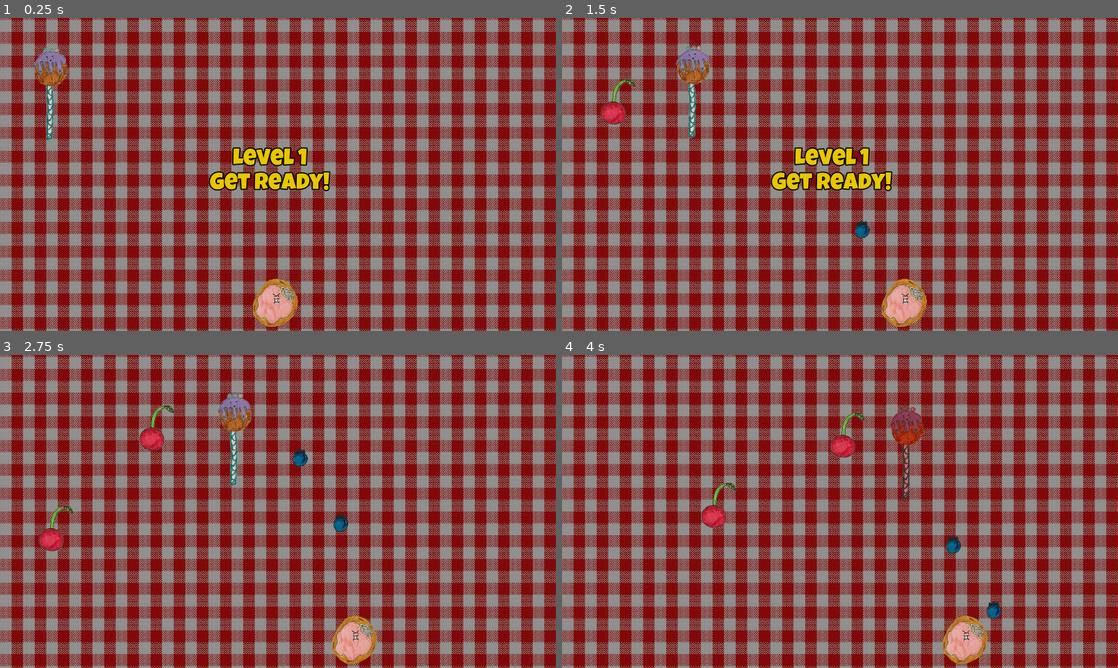
Above: before the commit, frames 1-4 (two rows, left to right).
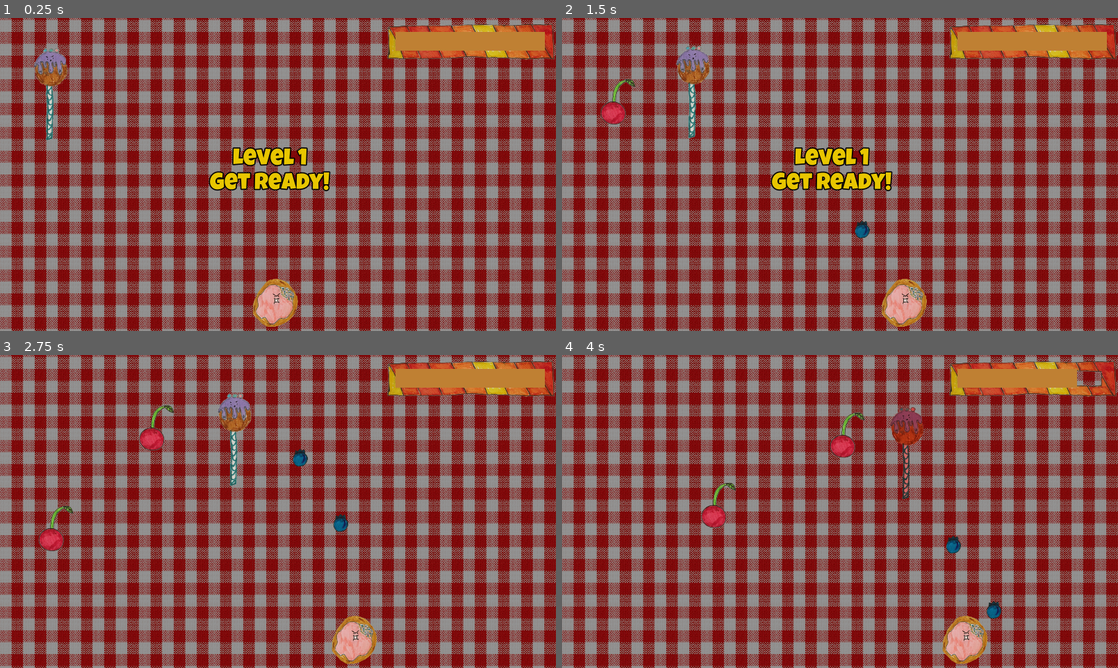
Above: after the commit, the same moments.

Repository: sdt/cake-invaders
Game: Godot game, scene res://Game.tscn
Two runs of this game, one before a commit and one after it. Both use one fixed random seed, a clock stepped at 60 frames per second and the inputs below.
Inputs:
- Up to frame 1 (0.25 s): no input
- Up to frame 2 (1.5 s): hold Right 0.53-1.28 s; tap Space at 0.77 s; hold Left from 1.28 s (still down)
- Up to frame 3 (2.75 s): tap Space at 1.52 s; release Left at 2.03 s; hold Right from 2.03 s (still down)
- Up to frame 4 (4 s): tap Space at 3.02, 3.77 s; release Right at 3.53 s; hold Left from 3.53 s (still down)

The runs differ from the first frame. In frame 1, 3.2% of the frame differs, in the area x 69-100%, y 1-14%; in frame 2, 3.2%; in frame 3, 3.2%; in frame 4, 3.0%.

Commit message:
Add partly-working healthbar

Diff:
--- a/Enemy.gd
+++ b/Enemy.gd
@@ -13,9 +13,11 @@
 export(float) var missileTime = 2
 export(Vector2) var missileOffset = Vector2(0, 40)
 export(String, "HomingMissile", "Bomb") var missileType = "HomingMissile"
-var timeUntilMissile = rand_range(0, missileTime)
+var timeUntilMissile = rand_range(missileTime/4, missileTime)
 var player
 var damageTime = 0
+var healthBar
+var currentHealth
 
 func _enter_tree():
 	var behaviour = find_node("EnemyBehaviour*", true, false)
@@ -25,6 +27,8 @@
 func _ready():
 	player = get_node("/root/Game/Player")
 	$Area2D.connect("area_entered", self, "hit")
+	printt("ENEMY HEALTHBAR=", $HealthBar)
+	currentHealth = health
 
 # Called every frame. 'delta' is the elapsed time since the previous frame.
 func _process(delta):
@@ -43,8 +47,11 @@
 func hit(object):
 	var thing = object.get_parent()
 	if thing is Bullet:
-		health = health - thing.damage
-		printt("Health = ", health)
+		currentHealth = currentHealth - thing.damage
+		if currentHealth < 0:
+			currentHealth = 0
+		healthBar.setValue(currentHealth, health)
+		printt("Health = ", currentHealth)
 	printt(object)
 	damageTime = 0.33
 	modulate.g = 0.5
--- a/Game.tscn
+++ b/Game.tscn
@@ -39,8 +39,7 @@
 size_flags_horizontal = 3
 custom_fonts/font = ExtResource( 5 )
 custom_colors/font_color = Color( 0.909804, 0.776471, 0, 1 )
-text = "Hello, world!
-New Line"
+text = "CAKE INVADERS"
 align = 1
 valign = 1
 autowrap = true
--- a/GameLevel.gd
+++ b/GameLevel.gd
@@ -13,4 +13,4 @@
 			enemy = child
 
 func isFinished():
-	return enemy.health <= 0
+	return enemy.currentHealth <= 0
--- a/HealthBar.gd
+++ b/HealthBar.gd
@@ -1,4 +1,22 @@
 class_name HealthBar
 extends Sprite
 
-export(Sprite) var target
+export(Vector2) var bar
+
+var value = 1.0
+var barOffset = bar / 2
+
+func _ready():
+	barOffset = -bar / 2
+	show_behind_parent = true
+
+func setValue(currentHealth, maxHealth):
+	value = currentHealth * 1.0 / maxHealth
+	update()
+
+func _draw():
+	var foo = Vector2(bar.x * value, bar.y)
+	var z = z_index
+	z_index = z_index + 1
+	draw_rect(Rect2(barOffset, foo), Color(0.75, 0.5, 0.2), true)
+	z_index = z
--- a/Level.gd
+++ b/Level.gd
@@ -8,7 +8,13 @@
 
 # Called when the node enters the scene tree for the first time.
 func _ready():
-	pass
+	var hb = $HealthBar
+	print_tree_pretty()
+	printt("HealthBar=", hb)
+	for child in get_children():
+		if child is Enemy:
+			child.healthBar = hb
+			break
 
 # Called every frame. 'delta' is the elapsed time since the previous frame.
 func _process(delta):
--- a/Level1.tscn
+++ b/Level1.tscn
@@ -1,8 +1,10 @@
-[gd_scene load_steps=4 format=2]
+[gd_scene load_steps=6 format=2]
 
 [ext_resource path="res://GameLevel.gd" type="Script" id=1]
 [ext_resource path="res://CakePop.tscn" type="PackedScene" id=2]
 [ext_resource path="res://EnemyBehaviousSinus.gd" type="Script" id=3]
+[ext_resource path="res://HealthBar.tscn" type="PackedScene" id=4]
+[ext_resource path="res://HealthBarEnemy.png" type="Texture" id=5]
 
 [node name="Level1" type="Node2D"]
 script = ExtResource( 1 )
@@ -18,3 +20,8 @@
 
 [node name="EnemyBehaviourSinus" type="Node2D" parent="CakePop"]
 script = ExtResource( 3 )
+
+[node name="HealthBar" parent="." instance=ExtResource( 4 )]
+position = Vector2( 1623.66, 80.2805 )
+texture = ExtResource( 5 )
+bar = Vector2( 515, 65 )
